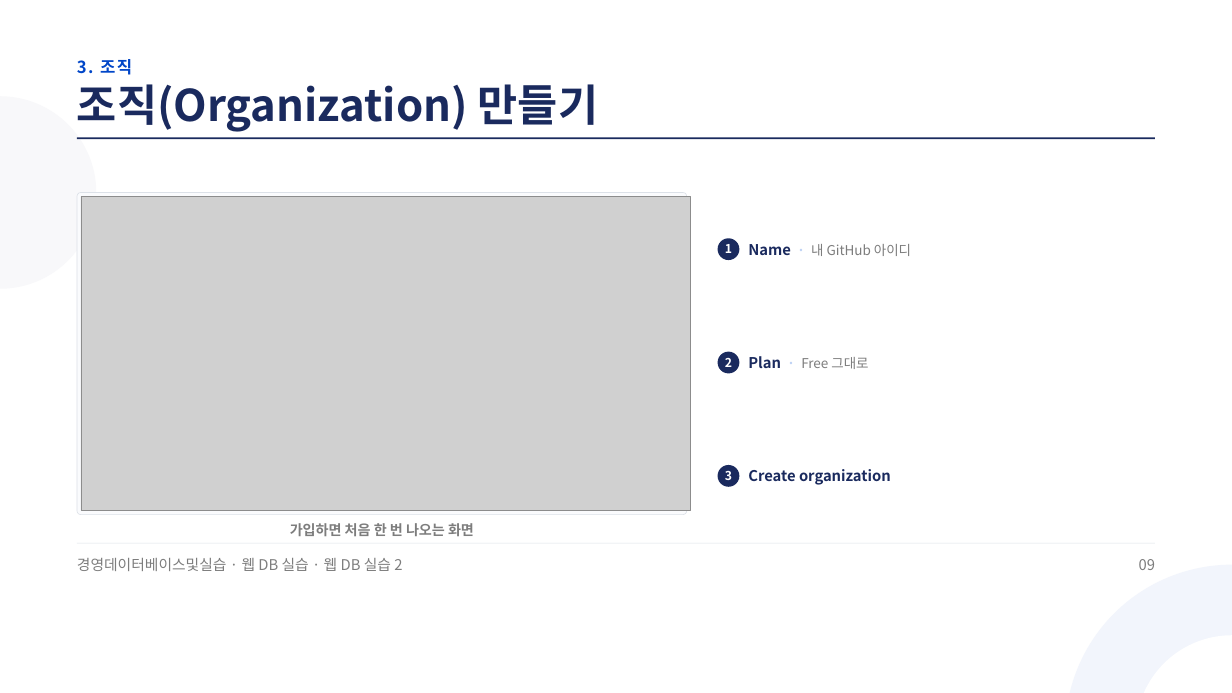
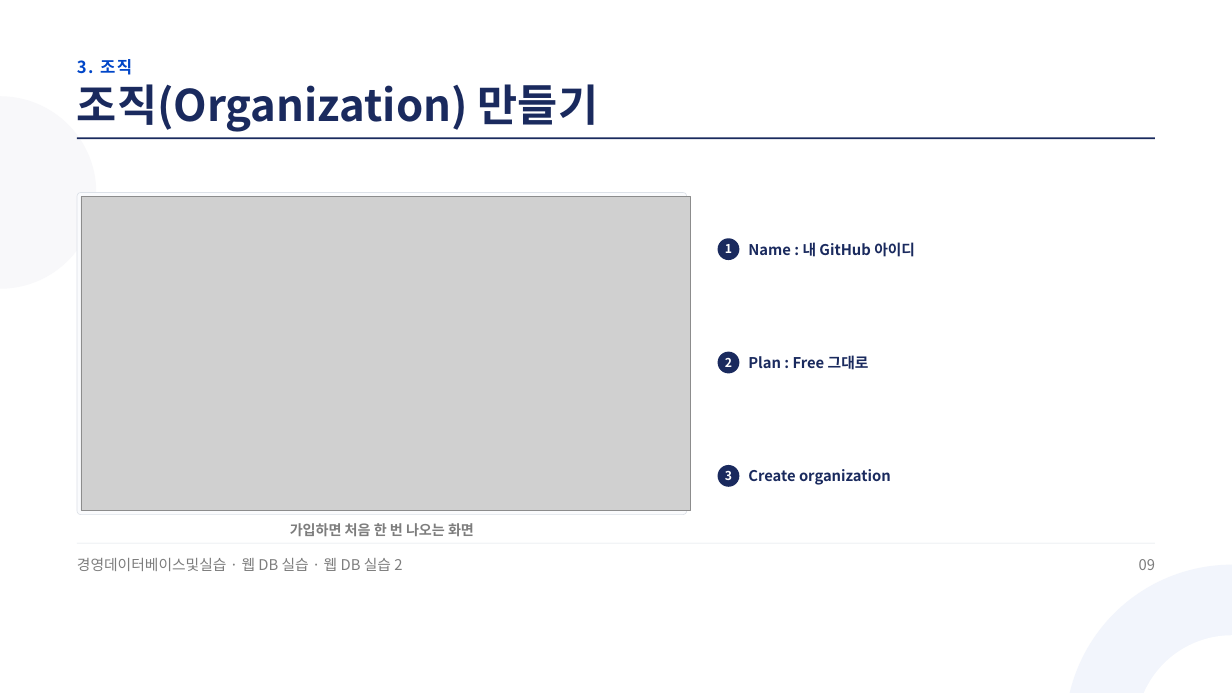
Before and after one commit to jungaistar/materials, a slide deck: slide 9 of koreatech-db/webdb/웹DB실습2_Supabase로_쇼핑몰에_DB_연결하기.pptx. Drawn at 1232x693 pixels with LibreOffice and Linux fonts; fonts in the diff are those of the drawing; grey boxes stand for pictures. Boxes give left, top, right and bottom in pixels: in the first picture for what was removed or moved away, otherwise in the second. Text is boxed around its words. In the diff, an @@ line names an element or a change of style, - is before the commit and + after.

```diff
--- a/koreatech-db/webdb/웹DB실습2_Supabase로_쇼핑몰에_DB_연결하기.pptx
+++ b/koreatech-db/webdb/웹DB실습2_Supabase로_쇼핑몰에_DB_연결하기.pptx
@@ text at bbox=[748, 242, 915, 257]: text changed; size 15.8 to 17.2 pt; text colour #7D7D7D to #1A2A5E; bold on @@
-Name · 내 GitHub 아이디
+Name : 내 GitHub 아이디
@@ text at bbox=[748, 355, 869, 370]: text changed; size 15.8 to 17.2 pt; text colour #7D7D7D to #1A2A5E; bold on @@
-Plan · Free 그대로
+Plan : Free 그대로
```
Also in this commit, not shown: 12 other slides changed.
